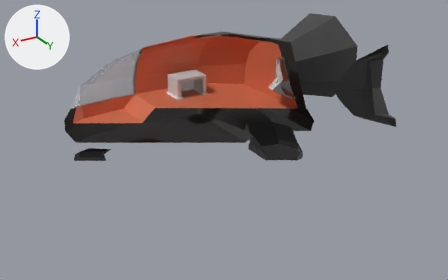
Before and after pictures for a commit that changed the glTF model assets/modele/Ship.glb.
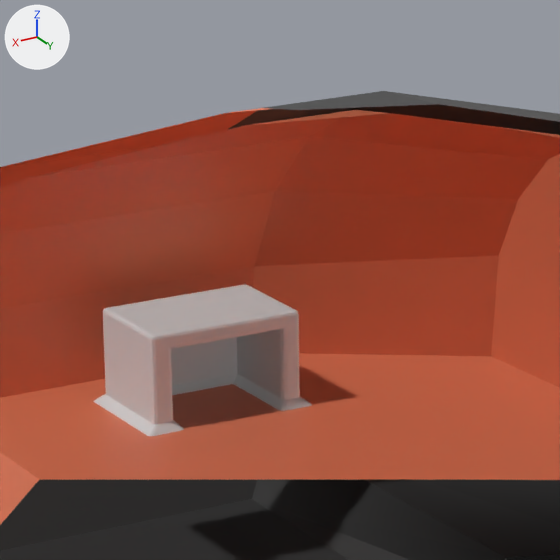
Old and new are each drawn whole from a 50 mm camera at (11.7, 20.44, 11.52) aimed at (0.12, 1.14, 1.87) and again close up on the part from 33% to 58% of the width and 5% to 44% of the height. The lights are fixed; the arrows at upper left show +X, +Y and +Z. The last two pictures show the newer version. Everything nearer to the camera than a plane just in front of the edit is cut away. Where no turn or scale is listed for an object, it has been applied to the vertices.

Objects in the first close-up: 'ScienceTable', 'vaisseau'.
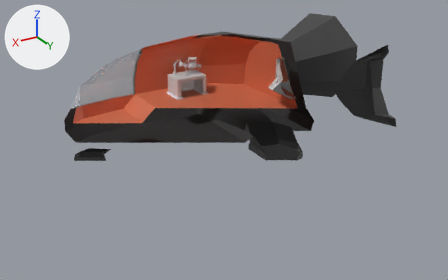
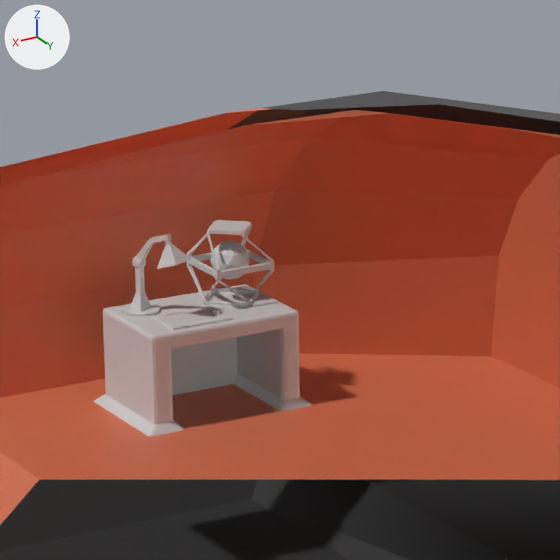
Scene script edits in JSON lines:
```json
{"op": "add", "block": "me_plane", "code": ["me_plane = bpy.data.meshes.new('Plane')", "me_plane.from_pydata(...)  # 48 vertices, 88 faces; spans x -0.344..0.262, y -0.211..0.211, z -0.035..0.033"]}
{"op": "add", "block": "me_icosphere", "code": ["me_icosphere = bpy.data.meshes.new('Icosphere')", "me_icosphere.from_pydata(...)  # an icosphere of 80 faces spanning x -0.17..0.179, y -0.184..0.184, z -0.184..0.183"]}
{"op": "add", "block": "me_cylinder", "code": ["me_cylinder = bpy.data.meshes.new('Cylinder')", "me_cylinder.from_pydata(...)  # 112 vertices, 220 faces; spans x -0.305..0.179, y -0.179..0.52, z -0.017..0.765"]}
{"op": "add", "block": "me_cube_002", "code": ["me_cube_002 = bpy.data.meshes.new('Cube.002')", "me_cube_002.from_pydata(...)  # 160 vertices, 348 faces; spans x -0.306..0.306, y -0.306..0.306, z -0.353..0.346"]}
{"op": "add", "block": "ob_plane", "code": ["ob_plane = bpy.data.objects.new('Plane', me_plane)", "ob_plane.location = (-0.749, -3.814, 3.017)"]}
{"op": "add", "block": "ob_icosphere", "code": ["ob_icosphere = bpy.data.objects.new('Icosphere', me_icosphere)", "ob_icosphere.location = (-1.379, -4.178, 3.367)"]}
{"op": "add", "block": "ob_cylinder", "code": ["ob_cylinder = bpy.data.objects.new('Cylinder', me_cylinder)", "ob_cylinder.location = (-0.498, -4.272, 3.008)"]}
{"op": "add", "block": "ob_cube", "code": ["ob_cube = bpy.data.objects.new('Cube', me_cube_002)", "ob_cube.location = (-1.371, -4.17, 3.345)"]}
```

Pixel boxes [x1, y1, x2, y2] of what changed, in the close-ups (560 x 560 px):
```json
{"object": "Cube", "change": "added", "after": [186, 220, 274, 307]}
{"object": "Cylinder", "change": "added", "after": [121, 234, 191, 317]}
{"object": "Plane", "change": "added", "after": [152, 306, 234, 330]}
{"object": "Icosphere", "change": "added", "after": [210, 241, 250, 280]}
```
